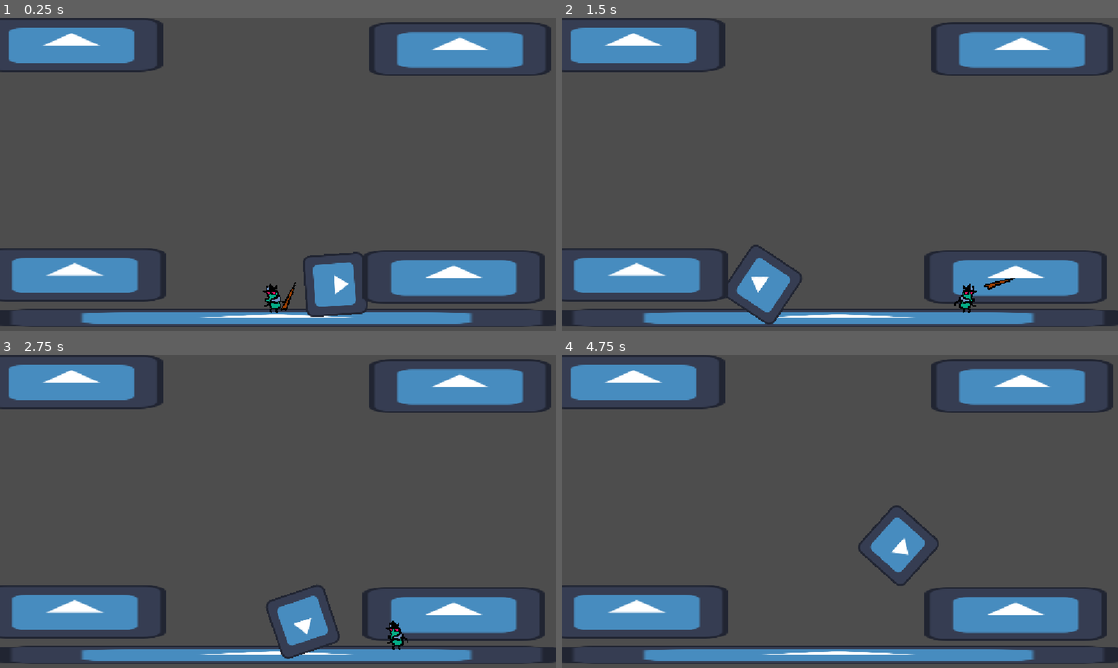
Above: before the commit, frames 1-4 (two rows, left to right).
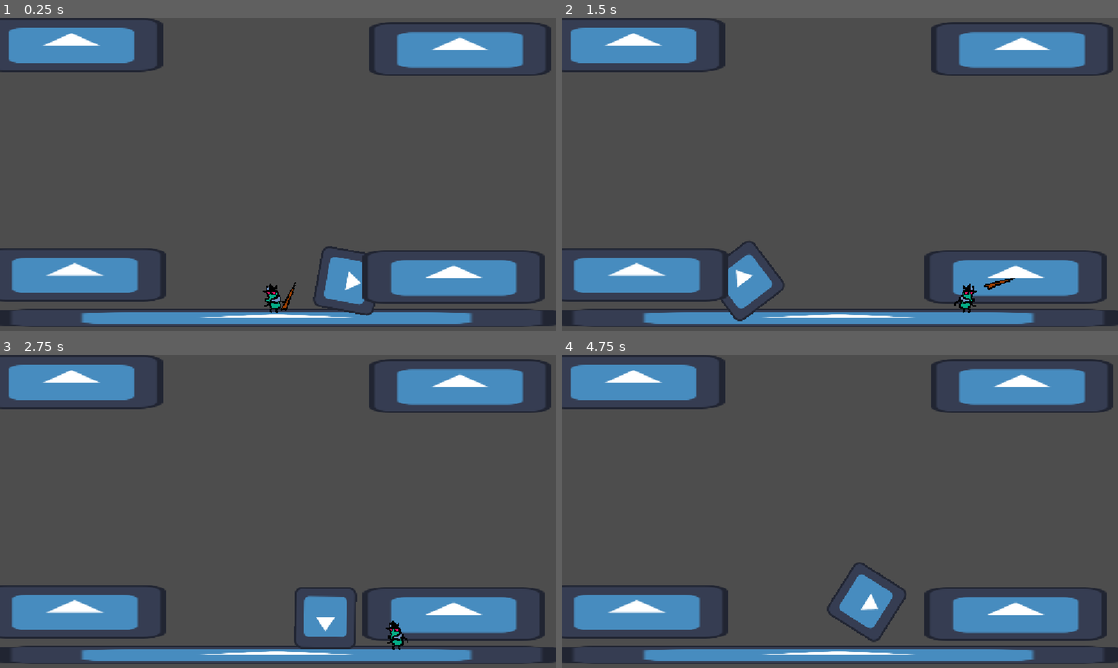
Above: after the commit, the same moments.

Repository: EthanGrane/Jamopithecus
Game: Godot game, scene res://GAME/Player/TEST.tscn
The game is run twice, just before and just after one commit, with the same random seed, the same clock (stepped at 60 frames per second) and the same inputs. The engine's default icon, where the game draws it, is replaced by a stand-in: a white triangle on a blue panel in a dark square.
Inputs:
- Up to frame 1 (0.25 s): no input
- Up to frame 2 (1.5 s): hold D (Right) from 0.53 s (still down); tap Space (Lanzar) at 0.6, 1.35 s; tap W (Salto) at 0.77 s
- Up to frame 3 (2.75 s): tap W (Salto) at 1.52 s; release D (Right) at 2.03 s; hold A (Left) from 2.03 s (still down); tap Space (Lanzar) at 2.1 s
- Up to frame 4 (4.75 s): release A (Left) at 2.78 s; hold D (Right) 2.78-4.28 s; tap Space (Lanzar) at 2.85, 3.6, 4.35 s; tap W (Salto) at 3.02, 3.77, 4.52 s; hold A (Left) from 4.28 s (still down)

The runs differ from the first frame. In frame 1, 1.2% of the frame differs, in the area x 54-68%, y 72-96%; in frame 2, 1.5%; in frame 3, 1.7%; in frame 4, 2.6%, in the area x 47-68%, y 48-92%.

Commit message:
Boss_stop_when_hit

Diff:
--- a/GAME/Boss1/boos_1.gd
+++ b/GAME/Boss1/boos_1.gd
@@ -4,7 +4,7 @@
 var current_state : state = state.movement
 var max_velocity := 600.0
 var current_velocity : float
-var timer = 2.0
+var timer = 10.0
 var rotate_velocity := 10.0
 var last_pipe = 0
 var tp_to_position : Vector2
@@ -17,19 +17,8 @@
 func _ready() -> void:
 	current_velocity = randf_range(max_velocity - 100.0, max_velocity)
 
-func _process(delta: float) -> void:
-	if current_state == state.movement:
-		velocity.x = current_velocity * direction
-	else:
-		var damage_regain = timer
-		damage_regain -= delta
-		if damage_regain <= 0:
-			current_state = state.movement
-	if not is_on_floor():
-		velocity.y = 1000.0
-		$Sprite2D.rotation += 5.0 * delta
-	else:
-		$Sprite2D.rotation += 10.0 * delta
+func _physics_process(delta: float) -> void:
+	movement_gravity(delta)
 	move_and_slide()
 func Tp_to_random_pipe(current_pipe : int):
 	print("hey")
@@ -55,3 +44,23 @@
 				position = pipe_list[3].position + diference
 
 		print(global_position)
+func movement_gravity(delta):
+	if current_state == state.movement:
+		velocity.x = current_velocity * direction
+		if not is_on_floor():
+			$Sprite2D.rotation += 5.0 * delta
+		else:
+			$Sprite2D.rotation += 10.0 * delta
+	else:
+		velocity = Vector2.ZERO
+		timer -= delta
+		if timer <= 0:
+			current_state = state.movement
+	if not is_on_floor():
+		velocity.y = 1000.0
+func change_state():
+	print("hola")
+	timer = 3.0
+	current_state = state.damage
+	velocity = Vector2.ZERO
+	movement_gravity(0.0)
--- a/GAME/Boss1/boos_1.tscn
+++ b/GAME/Boss1/boos_1.tscn
@@ -3,13 +3,9 @@
 [ext_resource type="Script" uid="uid://sq8n4awd0l00" path="res://GAME/Boss1/boos_1.gd" id="1_8mmf7"]
 [ext_resource type="Texture2D" uid="uid://rria5cuqhsaq" path="res://icon.svg" id="2_ynxwx"]
 [ext_resource type="PackedScene" uid="uid://duwptbg5jvvch" path="res://GAME/HealthSystem/health_component.tscn" id="3_2tfwi"]
-[ext_resource type="PackedScene" uid="uid://b27scjcd6tswn" path="res://GAME/HealthSystem/hitbox_component.tscn" id="4_pv43l"]
-
-[sub_resource type="CircleShape2D" id="CircleShape2D_5sv2w"]
-radius = 35.128338
 
 [sub_resource type="CircleShape2D" id="CircleShape2D_p8y83"]
-radius = 63.007935
+radius = 64.00781
 
 [node name="Boos_1" type="CharacterBody2D" unique_id=200607943 groups=["Enemy"]]
 collision_mask = 2
@@ -22,17 +18,6 @@
 [node name="HealthComponent" parent="." unique_id=654470910 instance=ExtResource("3_2tfwi")]
 position = Vector2(228, 173)
 
-[node name="HitboxComponent" parent="." unique_id=1078440589 instance=ExtResource("4_pv43l")]
-position = Vector2(308, 53)
-
-[node name="CollisionShape2D" type="CollisionShape2D" parent="HitboxComponent" unique_id=98228375]
-position = Vector2(-59, 5)
-shape = SubResource("CircleShape2D_5sv2w")
-
 [node name="CollisionShape2D" type="CollisionShape2D" parent="." unique_id=1440069700]
-position = Vector2(310, 55)
+position = Vector2(310, 62)
 shape = SubResource("CircleShape2D_p8y83")
-
-[node name="RayCast2D" type="RayCast2D" parent="." unique_id=920737161]
-position = Vector2(310, 59)
-target_position = Vector2(0, 76)
--- a/GAME/HealthSystem/health_component.gd
+++ b/GAME/HealthSystem/health_component.gd
@@ -3,6 +3,7 @@
 
 @export var max_health : int = 3	# es un int porq se mide por hits (1 de vida = 1 hit)
 var current_health
+
 
 signal on_health_changed(current_health: int)
 
@@ -14,3 +15,8 @@
 	on_health_changed.emit(current_health)
 	print("Take Damage")
 	print(current_health)
+	onTakeDamage()
+func onTakeDamage():
+	var padre := get_parent()
+	if padre and padre.has_method("change_state"):
+		padre.change_state()
--- a/GAME/HealthSystem/hitbox_component.gd
+++ b/GAME/HealthSystem/hitbox_component.gd
@@ -6,10 +6,16 @@
 
 extends Area2D
 class_name HitboxComponent
-
+var can_take_damage = true
+var invulnerability_time := 1.0
+@export var health_component : HealthComponent
 @export var damage_amount : int = 1
 
-func _on_body_entered(body: Node2D) -> void:
-	var health_component = body.get_node_or_null("HealthComponent")
-	if health_component:
-		health_component.take_damage(damage_amount)
+func onTakeDamage():
+	var parent = get_parent()
+	parent.change_state()
+	print("ocurre")
+
+
+func _on_area_entered(area: Area2D) -> void:
+	pass
--- a/GAME/HealthSystem/hitbox_component.tscn
+++ b/GAME/HealthSystem/hitbox_component.tscn
@@ -5,4 +5,4 @@
 [node name="HitboxComponent" type="Area2D" unique_id=1078440589]
 script = ExtResource("1_3mfnw")
 
-[connection signal="body_entered" from="." to="." method="_on_body_entered"]
+[connection signal="area_entered" from="." to="." method="_on_area_entered"]
--- a/GAME/Player/PlayerAttack/spear.gd
+++ b/GAME/Player/PlayerAttack/spear.gd
@@ -1,4 +1,4 @@
-extends Area2D
+class_name Spear extends Area2D
 
 # Los estados posibles de la lanza.
 # Un enum es una lista de nombres que Godot convierte en números por dentro,
@@ -129,6 +129,7 @@
 	var health_component = body.get_node_or_null("HealthComponent")
 
 	if health_component:
+		print("ocurre")
 		health_component.take_damage(dano)
 		enemigo_clavado = body
 		contador_clavada = tiempo_que_se_queda_clavada
--- a/GAME/Player/PlayerAttack/spear.tscn
+++ b/GAME/Player/PlayerAttack/spear.tscn
@@ -6,8 +6,9 @@
 [sub_resource type="CircleShape2D" id="CircleShape2D_spear"]
 radius = 4.1231055
 
-[node name="Spear" type="Area2D" unique_id=748100319]
+[node name="Spear" type="Area2D" unique_id=748100319 groups=["player_spear"]]
 scale = Vector2(2, 2)
+collision_layer = 3
 script = ExtResource("1_spear")
 gravedad_al_lanzar = 1200.0
 offset_en_mano = Vector2(-9, -3)
--- a/GAME/Player/TEST.tscn
+++ b/GAME/Player/TEST.tscn
@@ -26,7 +26,7 @@
 texture = ExtResource("1_p8y83")
 
 [node name="Boos_1" parent="." unique_id=2103720783 node_paths=PackedStringArray("pipe_list") instance=ExtResource("2_p8y83")]
-position = Vector2(245, 307)
+position = Vector2(271, 348)
 pipe_list = [NodePath("../Pipe"), NodePath("../Pipe2"), NodePath("../Pipe3"), NodePath("../Pipe4")]
 
 [node name="Pipe" parent="." unique_id=1170149196 instance=ExtResource("3_ke4op")]
--- a/project.godot
+++ b/project.godot
@@ -23,6 +23,7 @@
 [global_group]
 
 spear_points=""
+player_spear=""
 
 [input]
 
